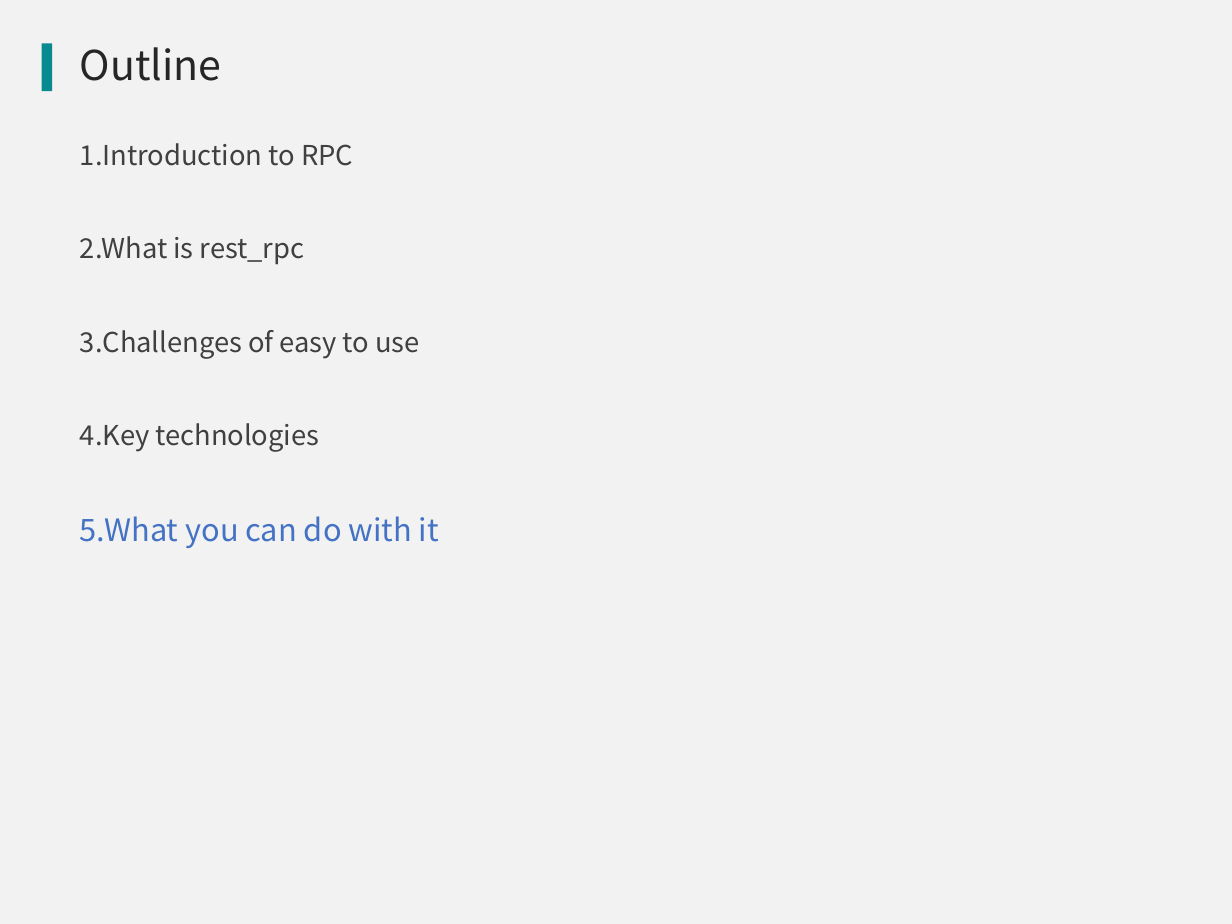
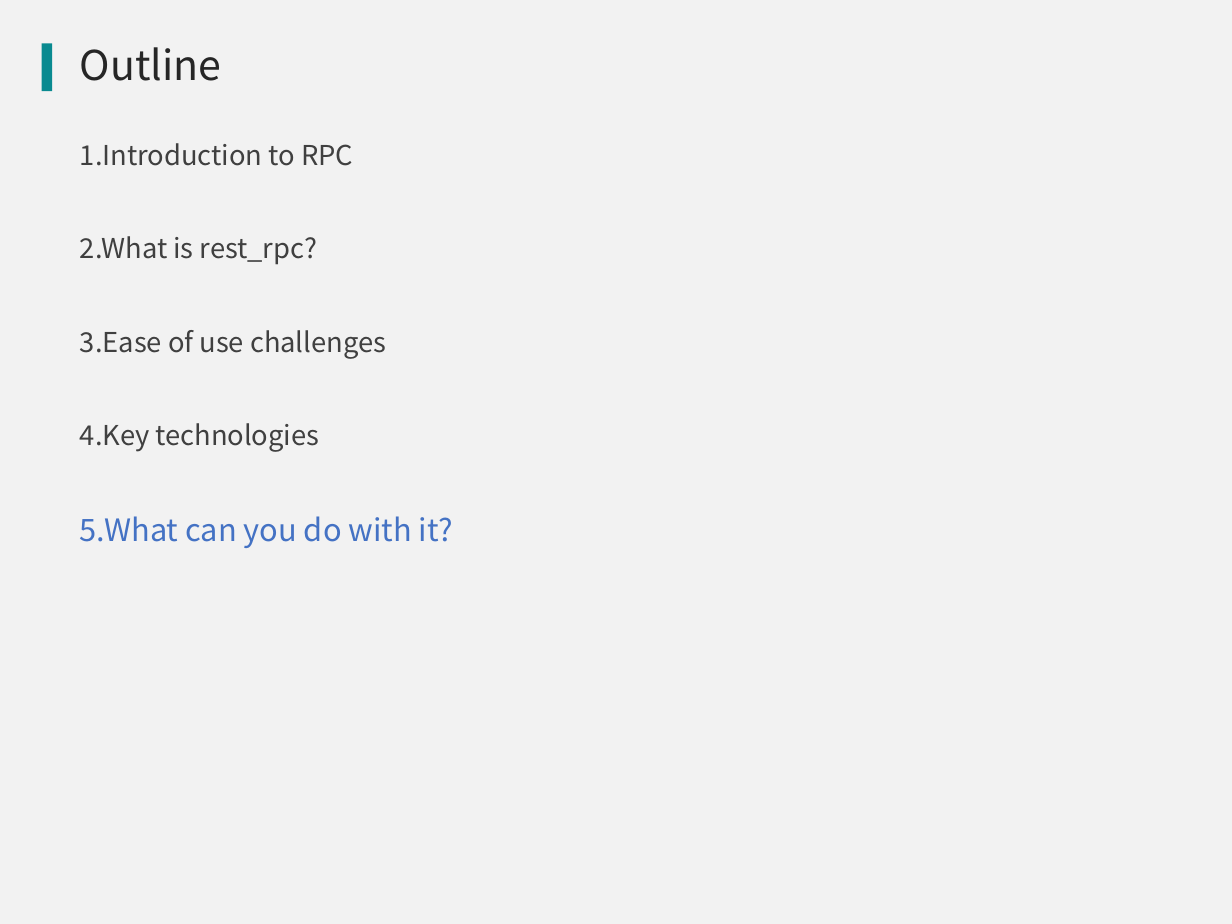
Before and after one commit to qicosmos/cppnow2017-ppt, a slide deck: slide 52 of An easy to use RPC framework implemented by c++11 and c++14.pptx (slide 51 before the commit). Drawn at 1232x924 pixels with LibreOffice and Linux fonts; fonts in the diff are those of the drawing; background and template pictures are left out. Boxes give left, top, right and bottom in pixels: in the first picture for what was removed or moved away, otherwise in the second. Text is boxed around its words. In the diff, an @@ line names an element or a change of style, - is before the commit and + after.

```diff
--- a/An easy to use RPC framework implemented by c++11 and c++14.pptx
+++ b/An easy to use RPC framework implemented by c++11 and c++14.pptx
@@ text at (x1=80, y1=236, x2=386, y2=359): text changed @@
-2.What is rest_rpc
-3.Challenges of easy to use
+2.What is rest_rpc?
+3.Ease of use challenges
@@ text at (x1=80, y1=516, x2=453, y2=548): text changed @@
-5.What you can do with it
+5.What can you do with it?
```
Also in this commit, not shown: 6 other slides changed, 1 slide added.
